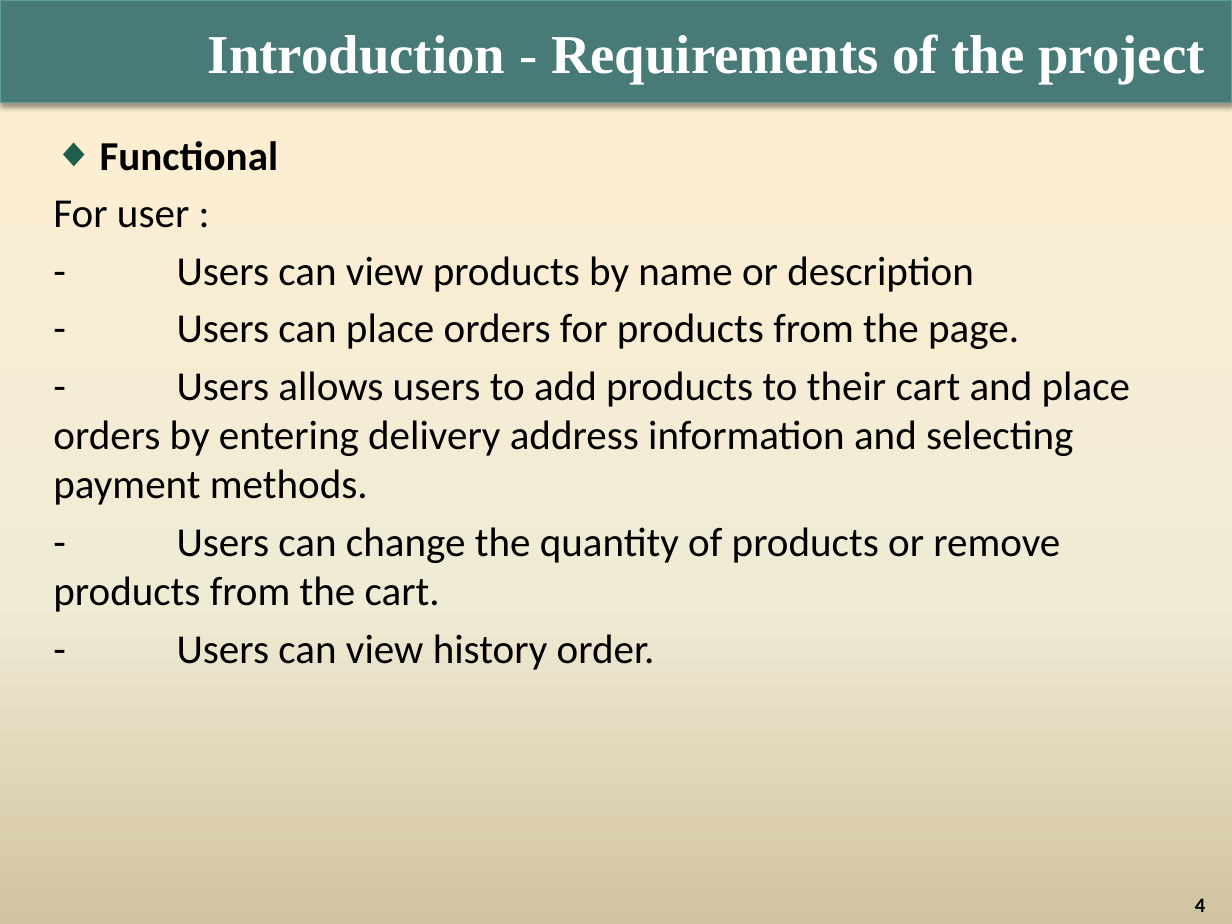
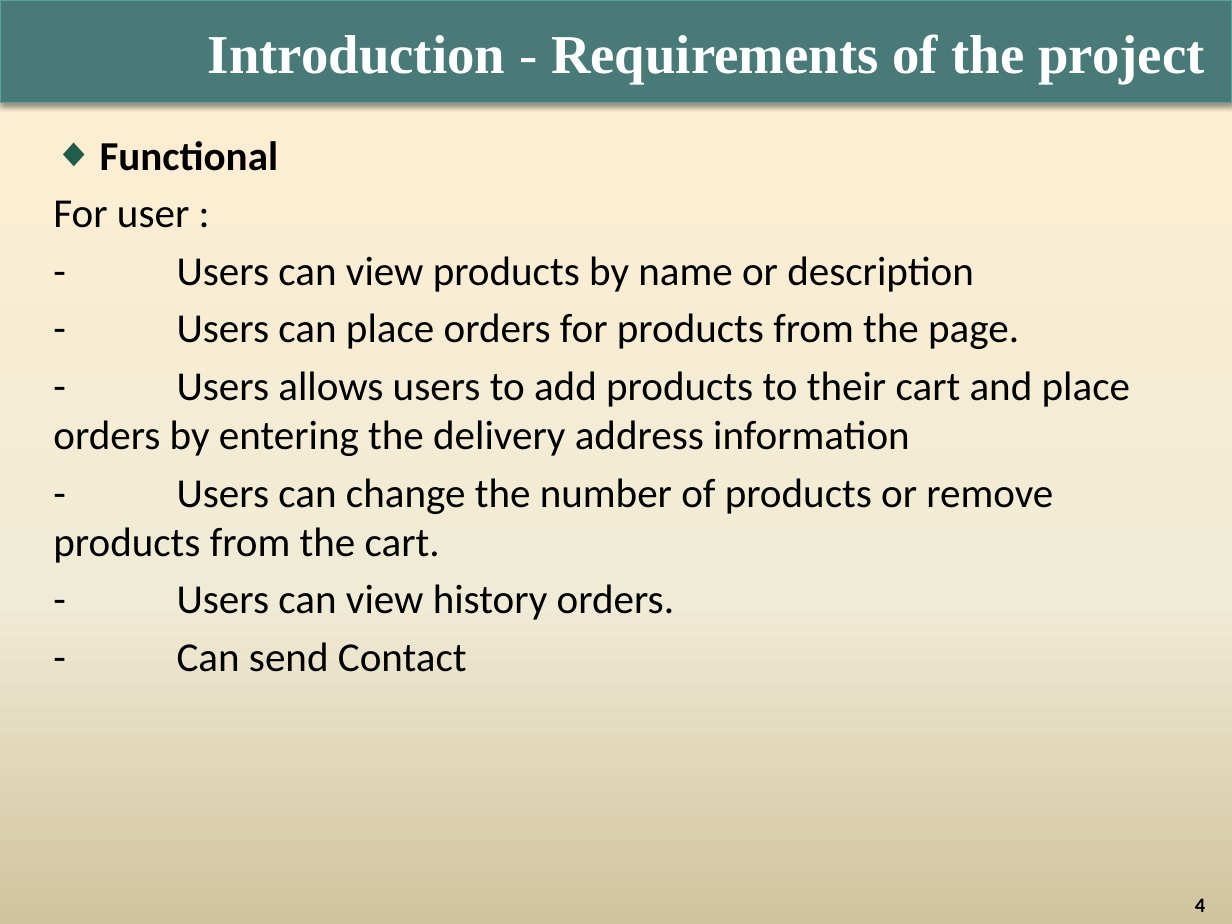
Before and after one commit to nguyendihnam/Group4, a slide deck: slide 4 of Documentations/03. Presentation/The Coffee & Cake_Group4.pptx. Drawn at 1232x924 pixels with LibreOffice and Linux fonts; fonts in the diff are those of the drawing; background and template pictures are left out. Boxes give left, top, right and bottom in pixels: in the first picture for what was removed or moved away, otherwise in the second. Text is boxed around its words. In the diff, an @@ line names an element or a change of style, - is before the commit and + after.

```diff
--- a/Documentations/03. Presentation/The Coffee & Cake_Group4.pptx
+++ b/Documentations/03. Presentation/The Coffee & Cake_Group4.pptx
@@ text at (53,371,1130,672): text changed @@
-- Users allows users to add products to their cart and place orders by entering delivery address information and selecting payment methods.
-- Users can change the quantity of products or remove products from the cart.
-- Users can view history order.
+- Users allows users to add products to their cart and place orders by entering the delivery address information
+- Users can change the number of products or remove products from the cart.
+- Users can view history orders.
+- Can send Contact
```
Also in this commit, not shown: 3 other slides changed.
